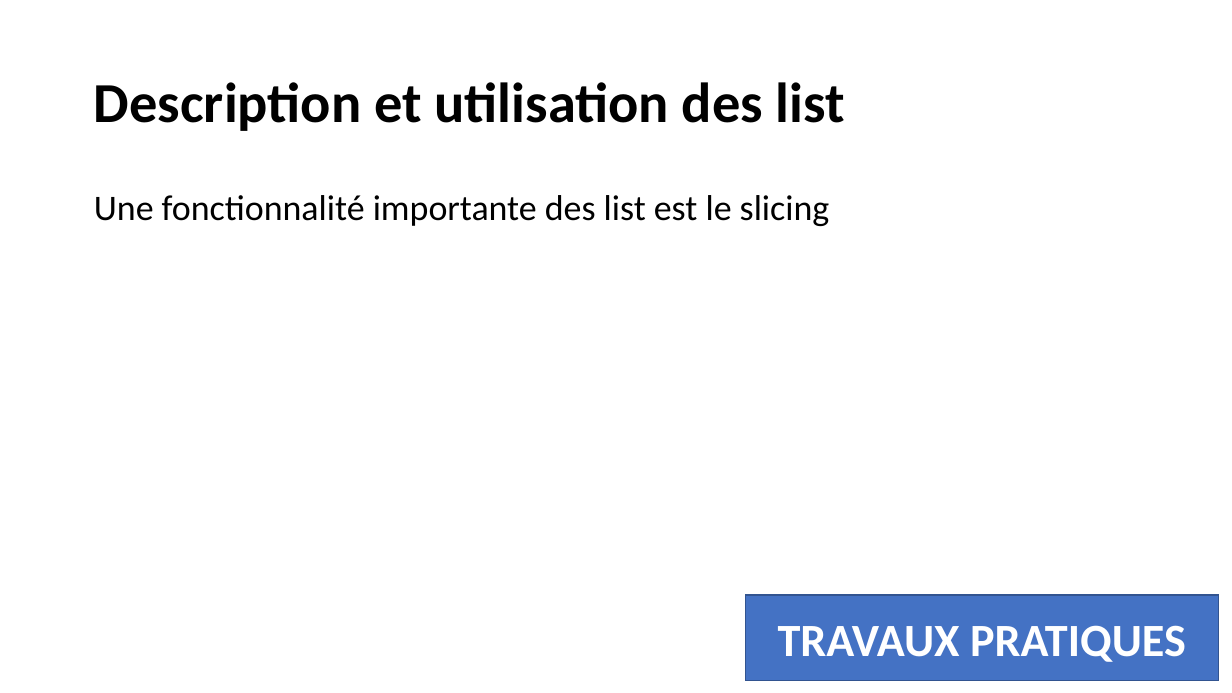
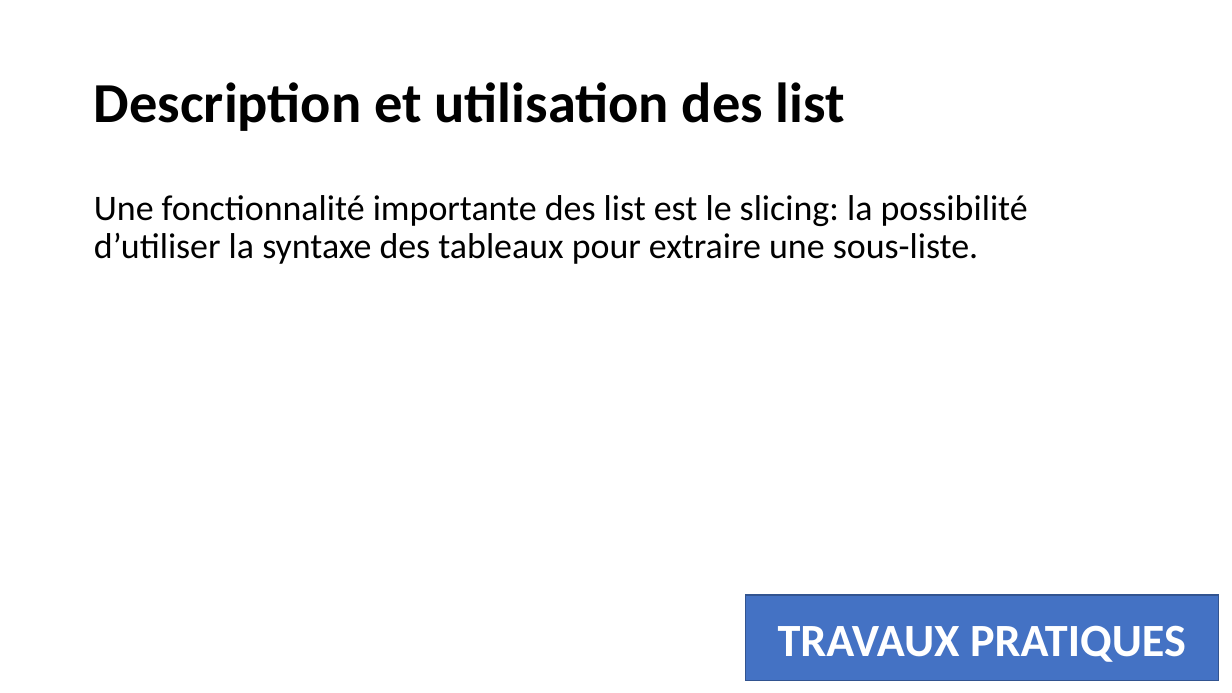
Before and after one commit to AAFINSYS/Formation-Cegos-Python-LI248, a slide deck: slide 73 of Python init ib LI248.pptx (slide 63 before the commit). Drawn at 1232x693 pixels with LibreOffice and Linux fonts; fonts in the diff are those of the drawing; background and template pictures are left out. Boxes give left, top, right and bottom in pixels: in the first picture for what was removed or moved away, otherwise in the second. Text is boxed around its words. In the diff, an @@ line names an element or a change of style, - is before the commit and + after.

```diff
--- a/Python init ib LI248.pptx
+++ b/Python init ib LI248.pptx
@@ text at (94,195,1028,264): text changed @@
-Une fonctionnalité importante des list est le slicing
+Une fonctionnalité importante des list est le slicing: la possibilité d’utiliser la syntaxe des tableaux pour extraire une sous-liste.
```
Also in this commit, not shown: 5 other slides changed, 11 slides added, 1 slide removed.
